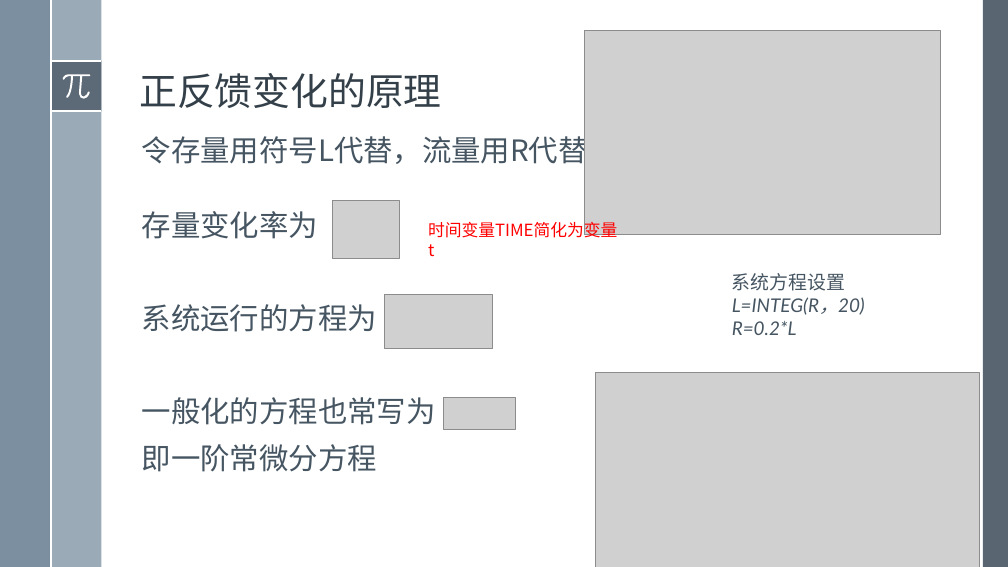
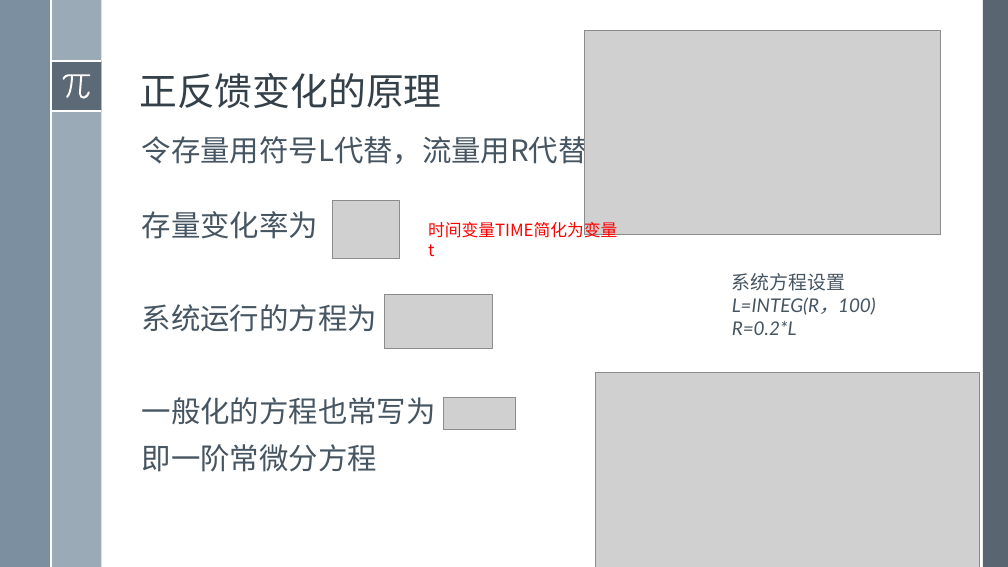
Before and after one commit to exoplanetX/SystemDynamics, a slide deck: slide 5 of 2019系统仿真-8-一阶系统原理.pptx. Drawn at 1008x567 pixels with LibreOffice and Linux fonts; fonts in the diff are those of the drawing; grey boxes stand for pictures. Boxes give left, top, right and bottom in pixels: in the first picture for what was removed or moved away, otherwise in the second. Text is boxed around its words. In the diff, an @@ line names an element or a change of style, - is before the commit and + after.

```diff
--- a/2019系统仿真-8-一阶系统原理.pptx
+++ b/2019系统仿真-8-一阶系统原理.pptx
@@ text at (732, 297, 876, 315): text changed @@
-L=INTEG(R，20)
+L=INTEG(R，100)
```
